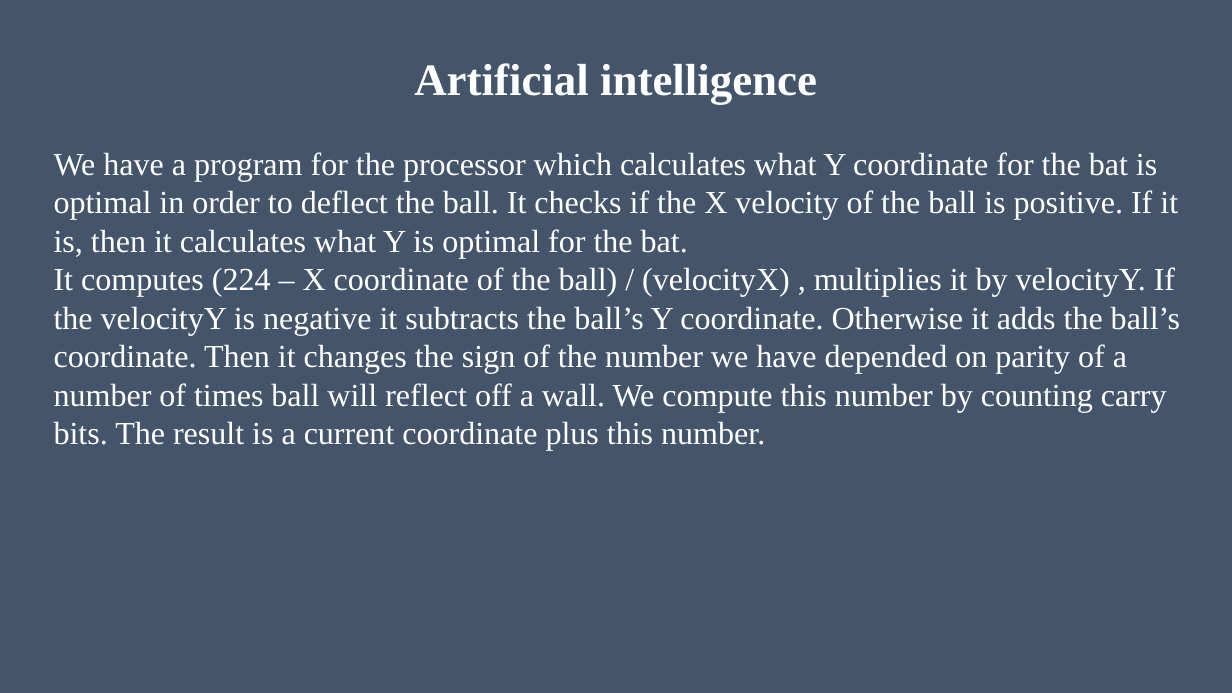
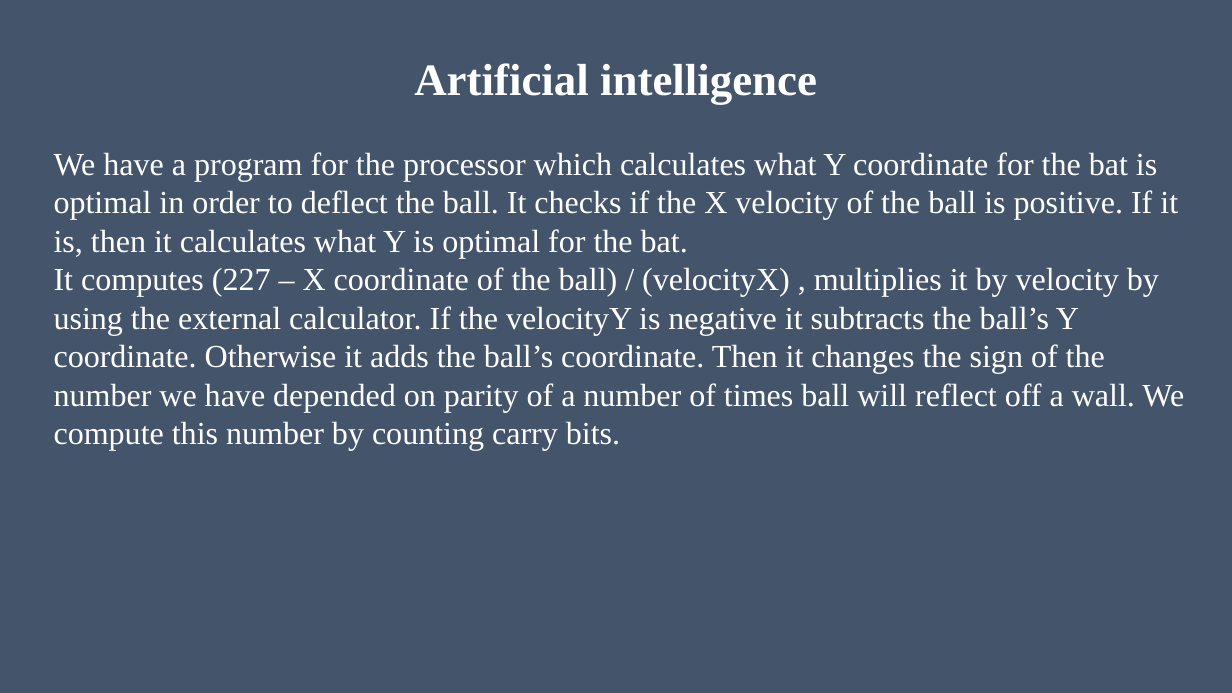
Before and after one commit to MIZINCHIK/DigitalPlatforms, a slide deck: slide 9 of Presentation.pptx (slide 8 before the commit). Drawn at 1232x693 pixels with LibreOffice and Linux fonts; fonts in the diff are those of the drawing. Boxes give left, top, right and bottom in pixels: in the first picture for what was removed or moved away, otherwise in the second. Text is boxed around its words. In the diff, an @@ line names an element or a change of style, - is before the commit and + after.

```diff
--- a/Presentation.pptx
+++ b/Presentation.pptx
@@ text at (x1=54, y1=267, x2=1184, y2=451): text changed @@
-It computes (224 – X coordinate of the ball) / (velocityX) , multiplies it by velocityY. If the velocityY is negative it subtracts the ball’s Y coordinate. Otherwise it adds the ball’s coordinate. Then it changes the sign of the number we have depended on parity of a number of times ball will reflect off a wall. We compute this number by counting carry bits. The result is a current coordinate plus this number.
+It computes (227 – X coordinate of the ball) / (velocityX) , multiplies it by velocity by using the external calculator. If the velocityY is negative it subtracts the ball’s Y coordinate. Otherwise it adds the ball’s coordinate. Then it changes the sign of the number we have depended on parity of a number of times ball will reflect off a wall. We compute this number by counting carry bits.
```
Also in this commit, not shown: 5 other slides changed, 2 slides added, 2 slides removed.
